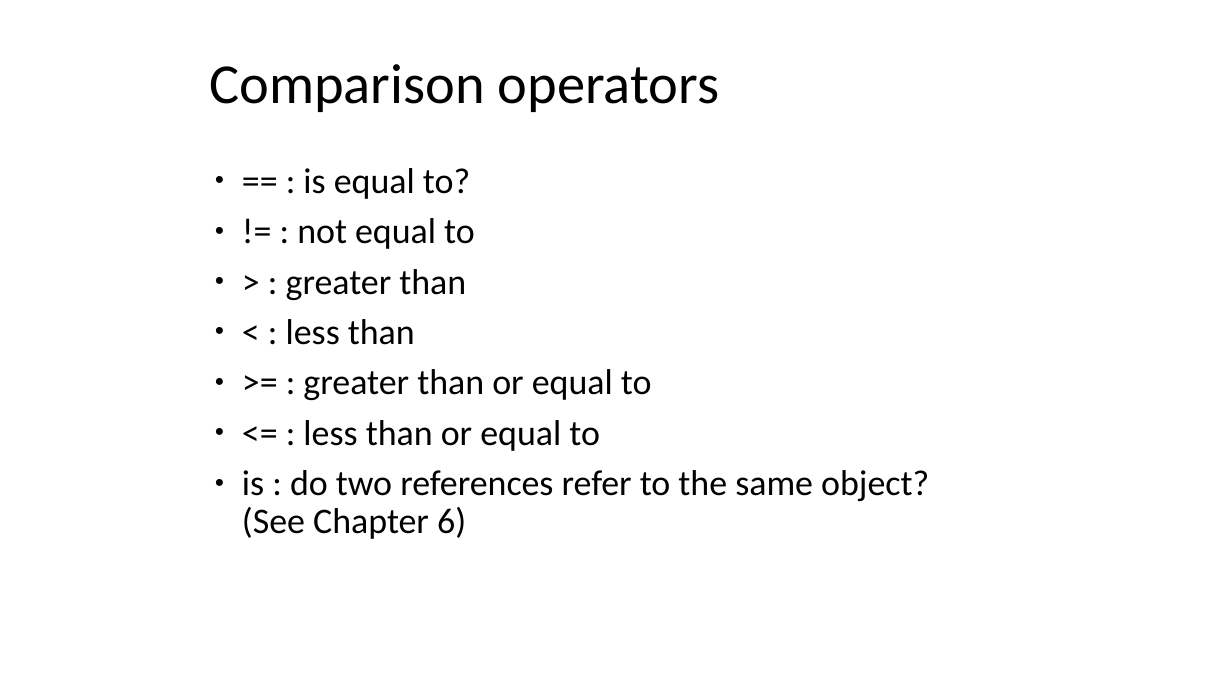
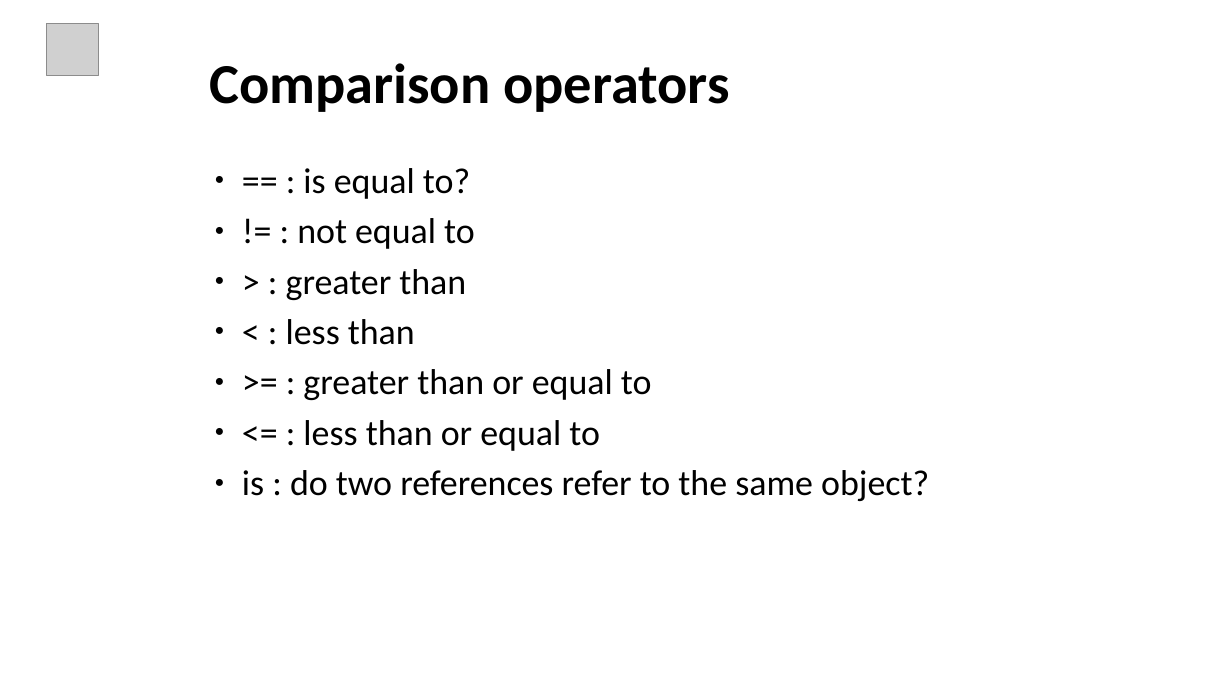
Before and after one commit to ankitagrawal579/Python, a slide deck: slide 34 of Python Ppt.pptx (slide 32 before the commit). Drawn at 1232x693 pixels with LibreOffice and Linux fonts; fonts in the diff are those of the drawing; grey boxes stand for pictures. Boxes give left, top, right and bottom in pixels: in the first picture for what was removed or moved away, otherwise in the second. Text is boxed around its words. In the diff, an @@ line names an element or a change of style, - is before the commit and + after.

```diff
--- a/Python Ppt.pptx
+++ b/Python Ppt.pptx
@@ picture added at (x1=46, y1=23, x2=98, y2=75) @@
@@ title "Comparison operators" at (x1=209, y1=63, x2=729, y2=112): bold on @@
@@ text at (x1=242, y1=470, x2=929, y2=501): text changed @@
-● is : do two references refer to the same object?
-  (See Chapter 6)
+● is : do two references refer to the same object?
```
Also in this commit, not shown: 23 other slides changed, 20 slides added, 3 slides removed.
